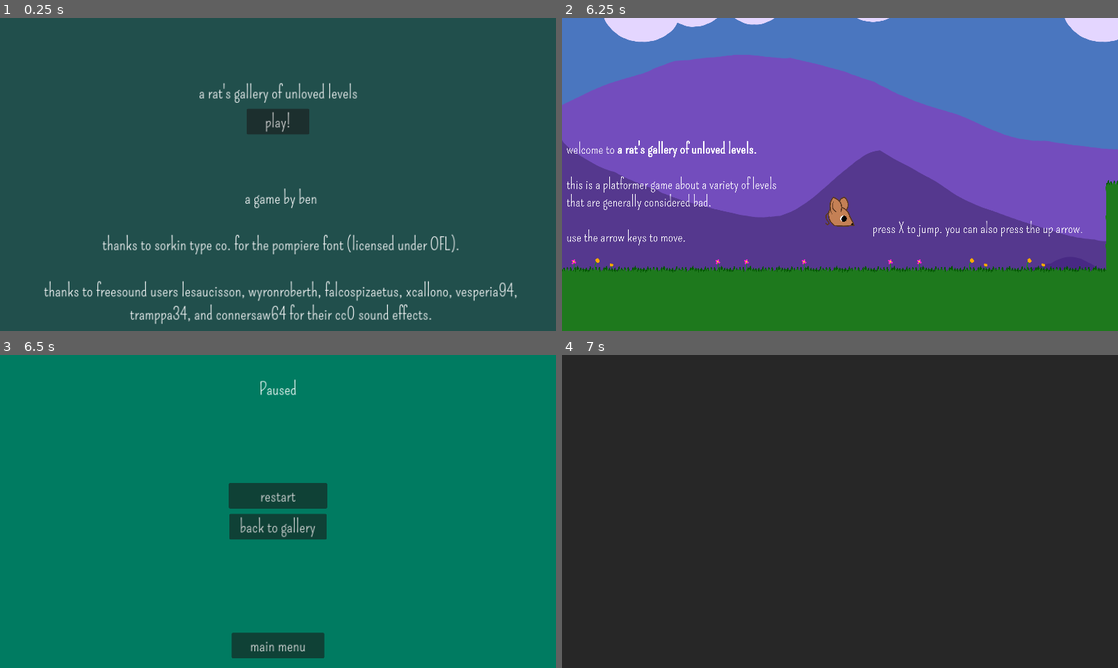
Above: before the commit, frames 1-4 (two rows, left to right).
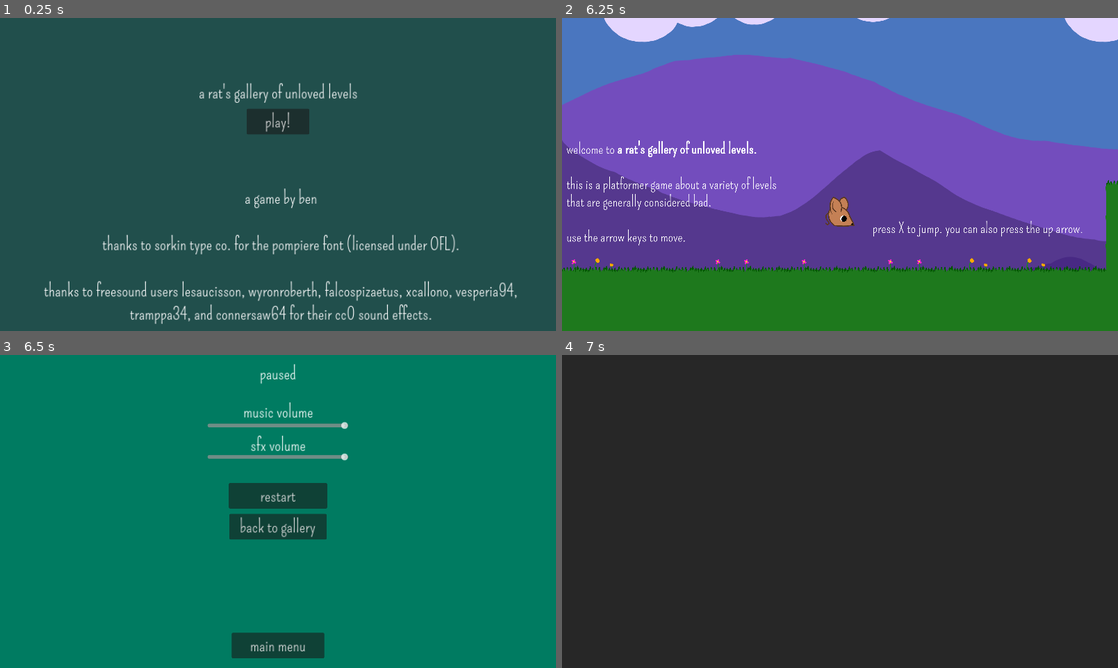
Above: after the commit, the same moments.

Repository: yourname3/jf_f24
Game: Godot game, scene res://title/title.tscn
Two runs of this game, one before a commit and one after it. Both use one fixed random seed, a clock stepped at 60 frames per second and the inputs below.
Inputs (mouse positions are in pixels of both pictures, inside the frame that each line leads up to):
- Up to frame 1 (0.25 s): no input
- Up to frame 2 (6.25 s): click "play!" at 0.5 s; move the mouse to (962, 158) at 1.27 s; hold D (player_right) 1.28-2 s; tap A (key_a) at 1.35 s; tap X (player_jump) at 1.52, 3.5, 3.77, 4.25, 5, 5.27, 5.75, 6.02 s; click "examine" at 2 s; click "play!" at 2.75 s; move the mouse to (728, 190) at 3.52 s; hold D (player_right) 3.53-4.28 s; tap F (key_f) at 3.6 s; move the mouse to (895, 105) at 4.27 s; tap G (key_g) at 4.35 s; move the mouse to (812, 237) at 5.02 s; hold D (player_right) from 5.03 s (still down); tap O (key_o) at 5.1 s; move the mouse to (1006, 221) at 5.77 s; tap S (key_s) at 5.85 s
- Up to frame 3 (6.5 s): keep holding D (player_right); tap Escape (pause) at 6.4 s
- Up to frame 4 (7 s): release D (player_right) at 6.5 s; click "restart" at 6.5 s

Frames 1-2 are identical in both runs. In frame 3, 1.2% of the frame differs, in the area x 37-63%, y 2-34%; in frame 4, nothing differs.

Commit message:
Implement volume controls

Diff:
--- /dev/null
+++ b/bus_volume.gd
@@ -0,0 +1,17 @@
+extends HSlider
+
+@export var bus: StringName = "Music"
+
+@onready var bus_idx = AudioServer.get_bus_index(bus)
+
+func _value_changed(value: float):
+	AudioServer.set_bus_volume_db(bus_idx, linear_to_db(value))
+
+func _ready():
+	min_value = 0
+	max_value = 1
+	step = 0.001
+
+	value = db_to_linear(AudioServer.get_bus_volume_db(bus_idx))
+
+	value_changed.connect(_value_changed)
--- a/pause_menu.tscn
+++ b/pause_menu.tscn
@@ -1,8 +1,9 @@
-[gd_scene load_steps=4 format=3 uid="uid://d0wciam5ebgeq"]
+[gd_scene load_steps=5 format=3 uid="uid://d0wciam5ebgeq"]
 
 [ext_resource type="Script" path="res://pause_menu.gd" id="1_olq6u"]
 [ext_resource type="Theme" uid="uid://dq1aqm2uflpau" path="res://main_theme.tres" id="1_qd4gm"]
 [ext_resource type="Script" path="res://button_with_sounds.gd" id="3_dhwor"]
+[ext_resource type="Script" path="res://bus_volume.gd" id="4_ofh8m"]
 
 [node name="PauseMenu" type="CanvasLayer"]
 script = ExtResource("1_olq6u")
@@ -22,11 +23,11 @@
 anchor_left = 0.5
 anchor_right = 0.5
 offset_left = -38.5
-offset_top = 48.0
+offset_top = 16.0
 offset_right = 38.5
-offset_bottom = 92.0
+offset_bottom = 60.0
 grow_horizontal = 2
-text = "Paused"
+text = "paused"
 
 [node name="Restart" type="Button" parent="ColorRect"]
 layout_mode = 1
@@ -76,6 +77,68 @@
 text = "main menu"
 script = ExtResource("3_dhwor")
 
+[node name="MusicSlider" type="HSlider" parent="ColorRect"]
+layout_mode = 1
+anchors_preset = 8
+anchor_left = 0.5
+anchor_top = 0.5
+anchor_right = 0.5
+anchor_bottom = 0.5
+offset_left = -146.0
+offset_top = -186.0
+offset_right = 146.0
+offset_bottom = -170.0
+grow_horizontal = 2
+grow_vertical = 2
+script = ExtResource("4_ofh8m")
+
+[node name="SfxSlider" type="HSlider" parent="ColorRect"]
+layout_mode = 1
+anchors_preset = 8
+anchor_left = 0.5
+anchor_top = 0.5
+anchor_right = 0.5
+anchor_bottom = 0.5
+offset_left = -146.0
+offset_top = -121.0
+offset_right = 146.0
+offset_bottom = -105.0
+grow_horizontal = 2
+grow_vertical = 2
+script = ExtResource("4_ofh8m")
+bus = &"SFX"
+
+[node name="Label2" type="Label" parent="ColorRect"]
+layout_mode = 1
+anchors_preset = 8
+anchor_left = 0.5
+anchor_top = 0.5
+anchor_right = 0.5
+anchor_bottom = 0.5
+offset_left = -72.5
+offset_top = -229.0
+offset_right = 72.5
+offset_bottom = -185.0
+grow_horizontal = 2
+grow_vertical = 2
+text = "music volume"
+
+[node name="Label3" type="Label" parent="ColorRect"]
+layout_mode = 1
+anchors_preset = 8
+anchor_left = 0.5
+anchor_top = 0.5
+anchor_right = 0.5
+anchor_bottom = 0.5
+offset_left = -72.5
+offset_top = -160.0
+offset_right = 72.5
+offset_bottom = -116.0
+grow_horizontal = 2
+grow_vertical = 2
+text = "sfx volume"
+horizontal_alignment = 1
+
 [connection signal="pressed" from="ColorRect/Restart" to="." method="_on_restart_pressed"]
 [connection signal="pressed" from="ColorRect/Quit" to="." method="_on_quit_pressed"]
 [connection signal="pressed" from="ColorRect/MainMenu" to="." method="_on_main_menu_pressed"]
